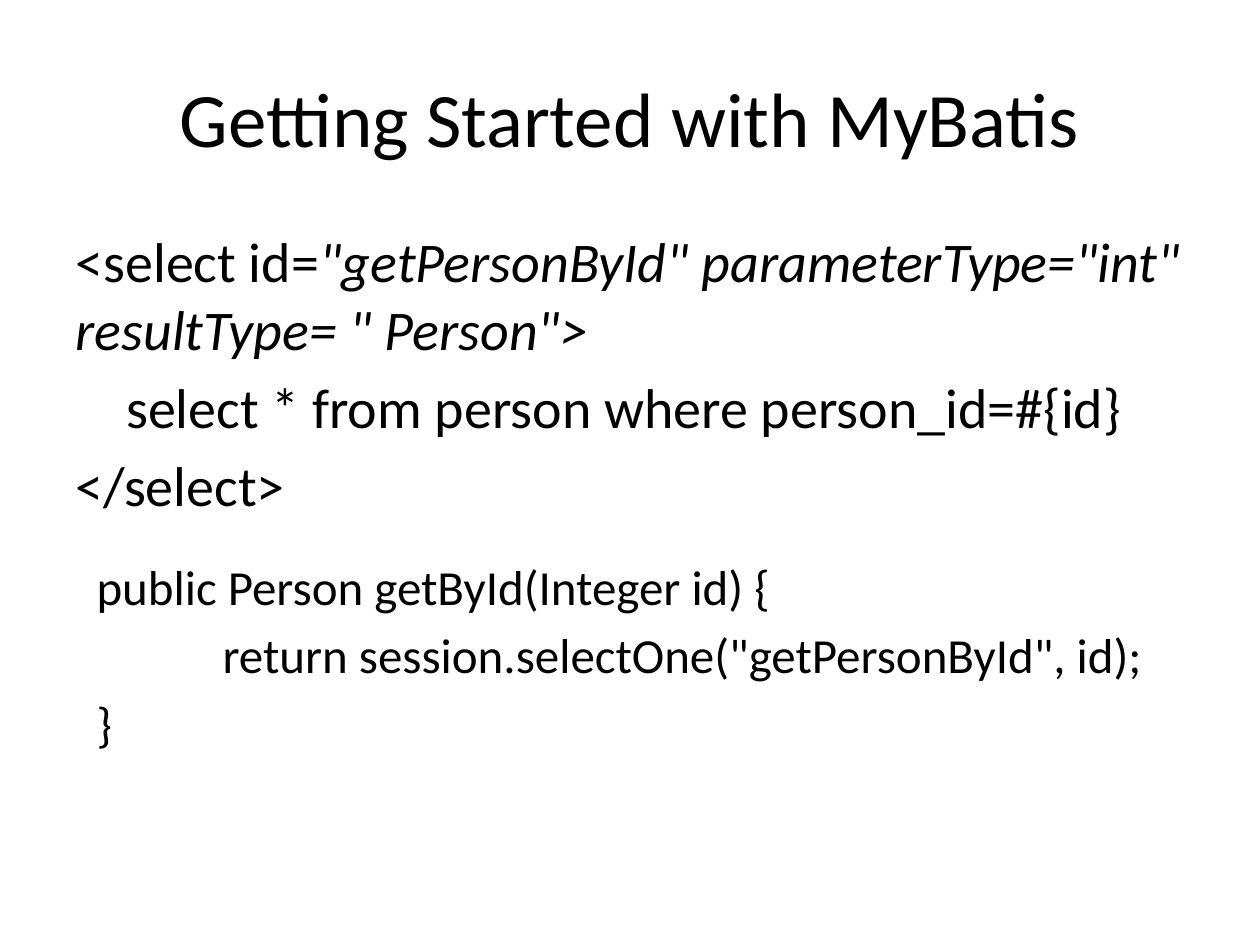
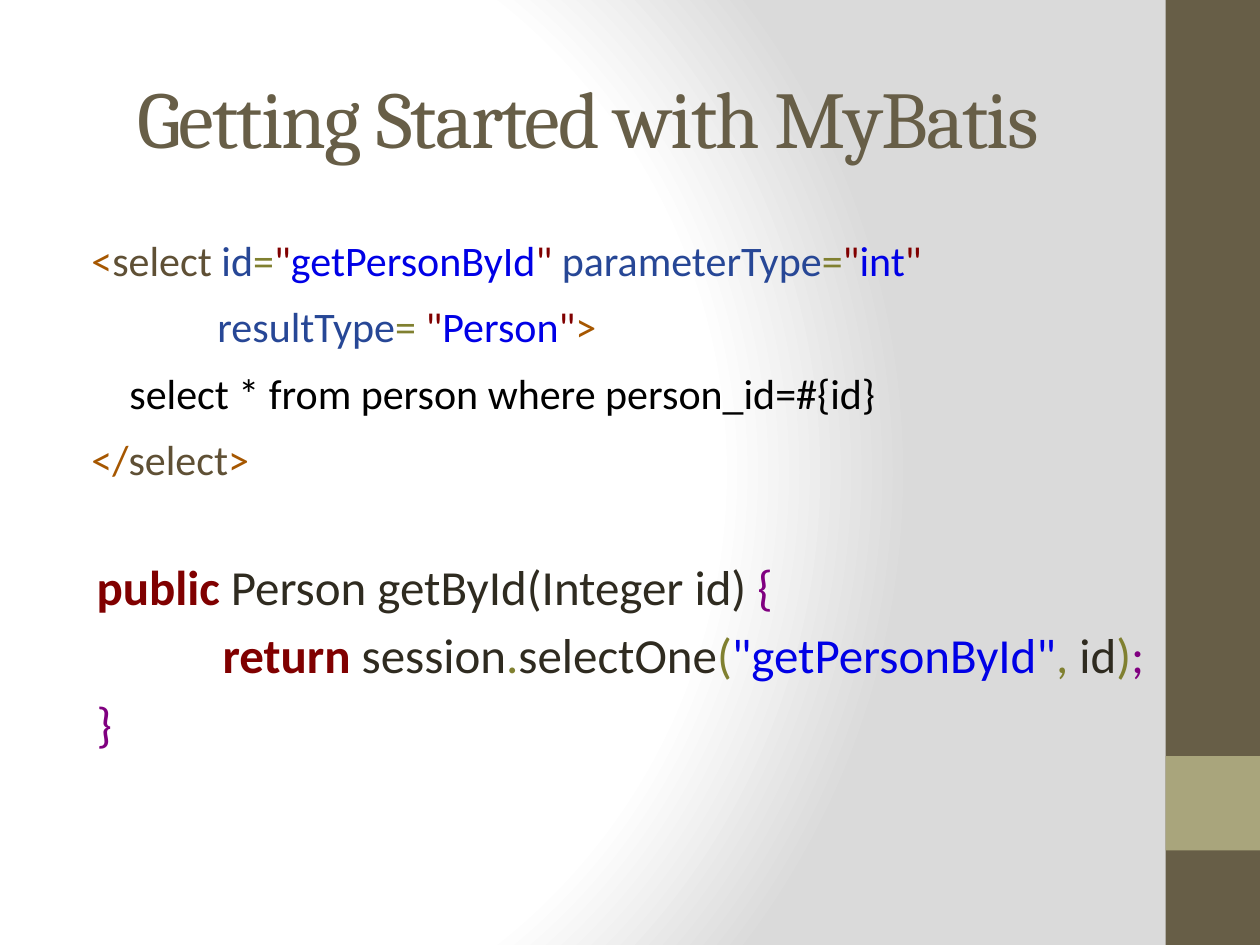
Before and after one commit to vitali-kviatkouski/personal, a slide deck: slide 5 of MyBatis.pptx. Drawn at 1260x945 pixels with LibreOffice and Linux fonts; fonts in the diff are those of the drawing. Boxes give left, top, right and bottom in pixels: in the first picture for what was removed or moved away, otherwise in the second. Text is boxed around its words. In the diff, an @@ line names an element or a change of style, - is before the commit and + after.

```diff
--- a/MyBatis.pptx
+++ b/MyBatis.pptx
@@ background #FFFFFF to gradient #FFFFFF to #DADADA @@
@@ rectangle added at [1166,0,1260,945], fill #675E47 @@
@@ title "Getting Started with MyBatis" at [137,92,1039,166]: size 44 to 46 pt, font Calibri to Cambria, text colour #000000 to #675E47, letter spacing 0 to -1 pt @@
@@ text at [91,246,922,349]: text changed; size 32 to 24 pt; text colour #000000 to #274796; italic off @@
-<select id="getPersonById" parameterType="int" resultType= " Person">
+<select id="getPersonById" parameterType="int"
+resultType= "Person">
@@ text at [91,378,875,477]: size 32 to 24 pt in "select * from person where person_id=#{id}", "</select>"; text colour #000000 to #A65700, text colour #000000 to #5F5035 in "</select>"; indent changed; line spacing 1 to 1.15; less space between paragraphs @@
@@ text "public Person getById(Integer id) {" at [97,569,1144,682]: text colour #000000 to #800000, bold on in "public", "return"; text colour #000000 to #2F2B20 in "Person getById(Integer id)", "session.selectOne("getPersonById", id);"; text colour #000000 to #800080 in "{", "id);", "}"; text colour #000000 to #808030 in "session.selectOne("getPersonById", id);"; text colour #000000 to #0000E6 in "session.selectOne("getPersonById"," @@
@@ rectangle added at [1166,756,1260,850], fill #A9A57C @@
```
Also in this commit, not shown: 21 other slides changed, 4 slides added, 1 slide removed.
